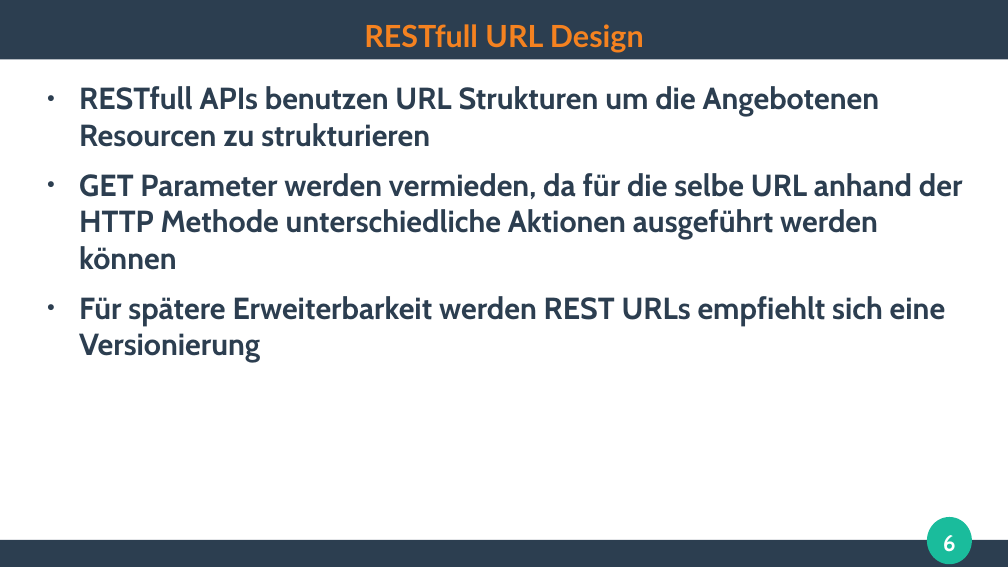
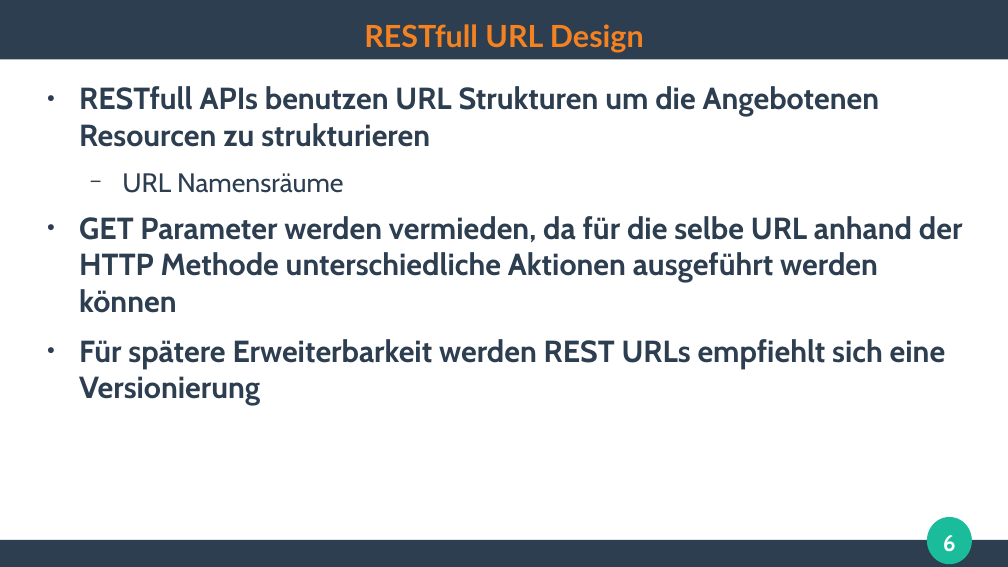
Before and after one commit to ghandmann/HS-AlbSig-WebAnwendungen2, a slide deck: slide 6 of Kapitel/04_RESTfull_APIs.odp. Drawn at 1008x567 pixels with LibreOffice and Linux fonts; fonts in the diff are those of the drawing. Boxes give left, top, right and bottom in pixels: in the first picture for what was removed or moved away, otherwise in the second. Text is boxed around its words. In the diff, an @@ line names an element or a change of style, - is before the commit and + after.

```diff
--- a/Kapitel/04_RESTfull_APIs.odp
+++ b/Kapitel/04_RESTfull_APIs.odp
@@ text at [122, 173, 344, 193]: paragraph added @@
+  − URL Namensräume
```
Also in this commit, not shown: 1 other slide changed, 1 other file.
